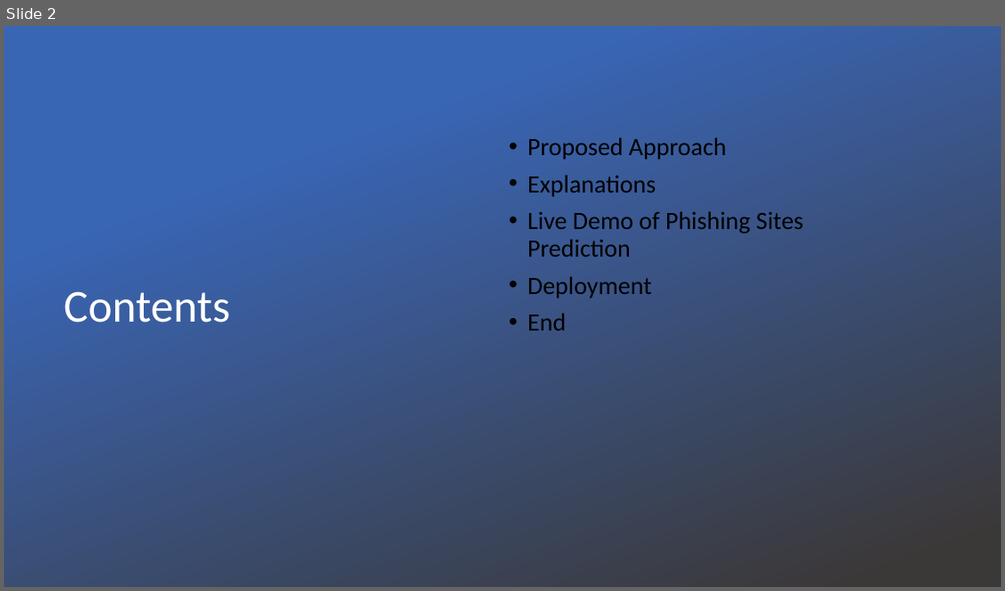
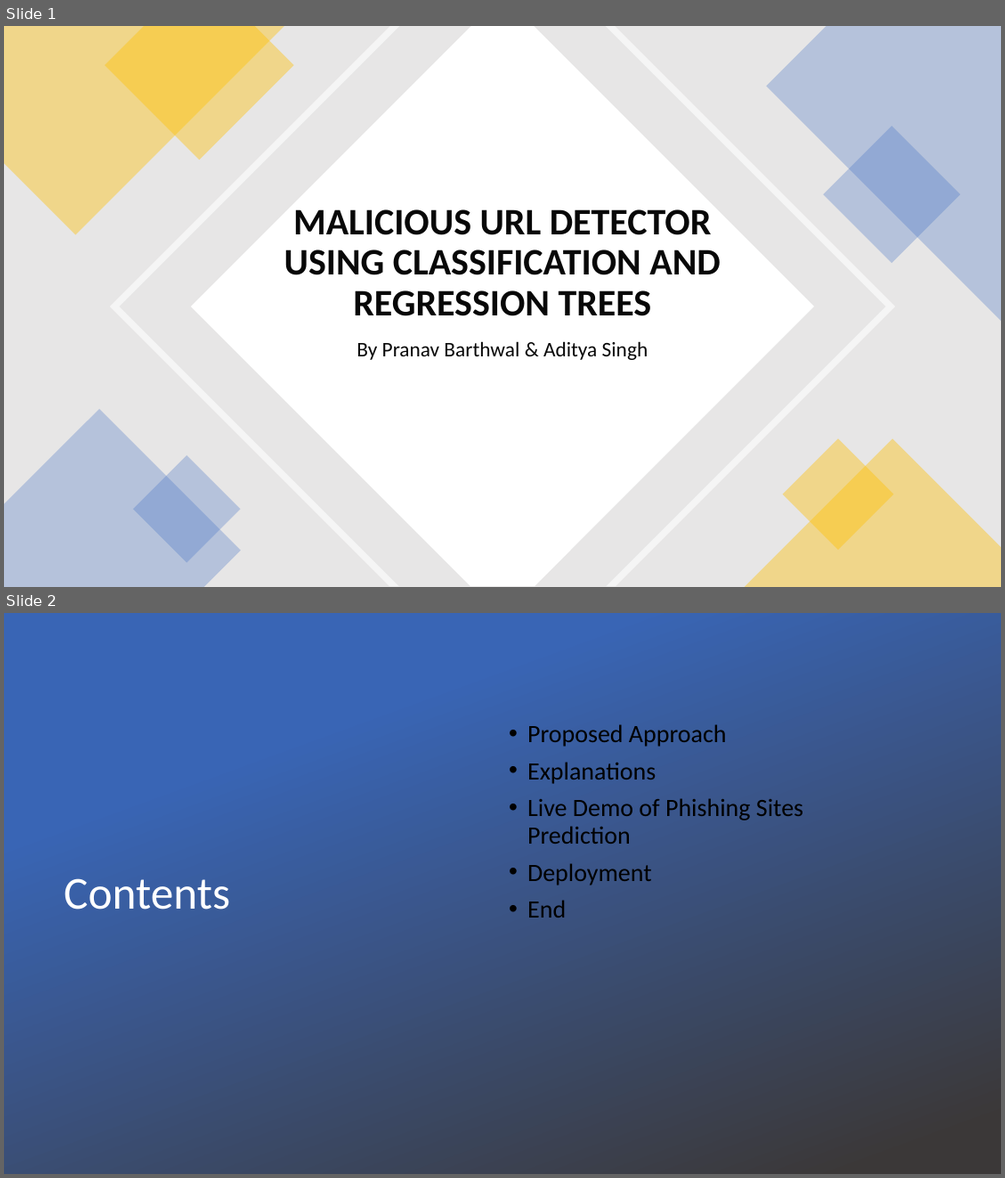
Before and after one commit to PranavBarthwal/Malicious-URL-Detector-Using-Classification-and-Regression-Trees, a slide deck: Project On Phishing Sites Prediction.pptx. Shown one above the other, each under a label of ours: slide 2 before the commit, slides 1 and 2 after it. The pictures are 1005x591 and 1005x1178 pixels, drawn with LibreOffice and Linux fonts; fonts in the diff are those of the drawing; background and template pictures are left out. Boxes give left, top, right and bottom in pixels: in the first picture for what was removed or moved away, otherwise in the second. Text is boxed around its words. In the diff, an @@ line names an element or a change of style, - is before the commit and + after.

```diff
--- a/Project On Phishing Sites Prediction.pptx
+++ b/Project On Phishing Sites Prediction.pptx
@@ slide 1 added at (x1=4, y1=26, x2=1001, y2=587), background #FFFFFF @@
@@ rectangle added at (x1=4, y1=26, x2=1001, y2=587), fill #E7E6E6 @@
@@ freeform shape added at (x1=4, y1=26, x2=284, y2=234), fill #FFC000 at 40% opacity @@
@@ freeform shape added at (x1=105, y1=26, x2=294, y2=160), fill #FFC000 at 40% opacity @@
@@ freeform shape added at (x1=110, y1=26, x2=895, y2=587), fill #FFFFFF at 60% opacity @@
@@ freeform shape added at (x1=191, y1=26, x2=814, y2=587), fill #FFFFFF @@
@@ freeform shape added at (x1=766, y1=26, x2=1001, y2=321), fill #4472C4 at 30% opacity @@
@@ rectangle added at (x1=823, y1=126, x2=961, y2=263), fill #4472C4 at 30% opacity @@
@@ title added at (x1=284, y1=209, x2=720, y2=316), 36 pt, text #080808, bold @@
+MALICIOUS URL DETECTOR USING CLASSIFICATION AND REGRESSION TREES
@@ subtitle added at (x1=356, y1=341, x2=648, y2=360), 20 pt, text #080808 @@
+By Pranav Barthwal & Aditya Singh
@@ freeform shape added at (x1=4, y1=410, x2=241, y2=587), fill #4472C4 at 30% opacity @@
@@ freeform shape added at (x1=744, y1=439, x2=1001, y2=587), fill #FFC000 at 40% opacity @@
@@ rectangle added at (x1=783, y1=438, x2=894, y2=549), fill #FFC000 at 40% opacity @@
@@ rectangle added at (x1=133, y1=455, x2=241, y2=563), fill #4472C4 at 30% opacity @@
```
Also in this commit, not shown: 1 slide changed, 1 other slide added, 3 slides removed, 3 other files.
